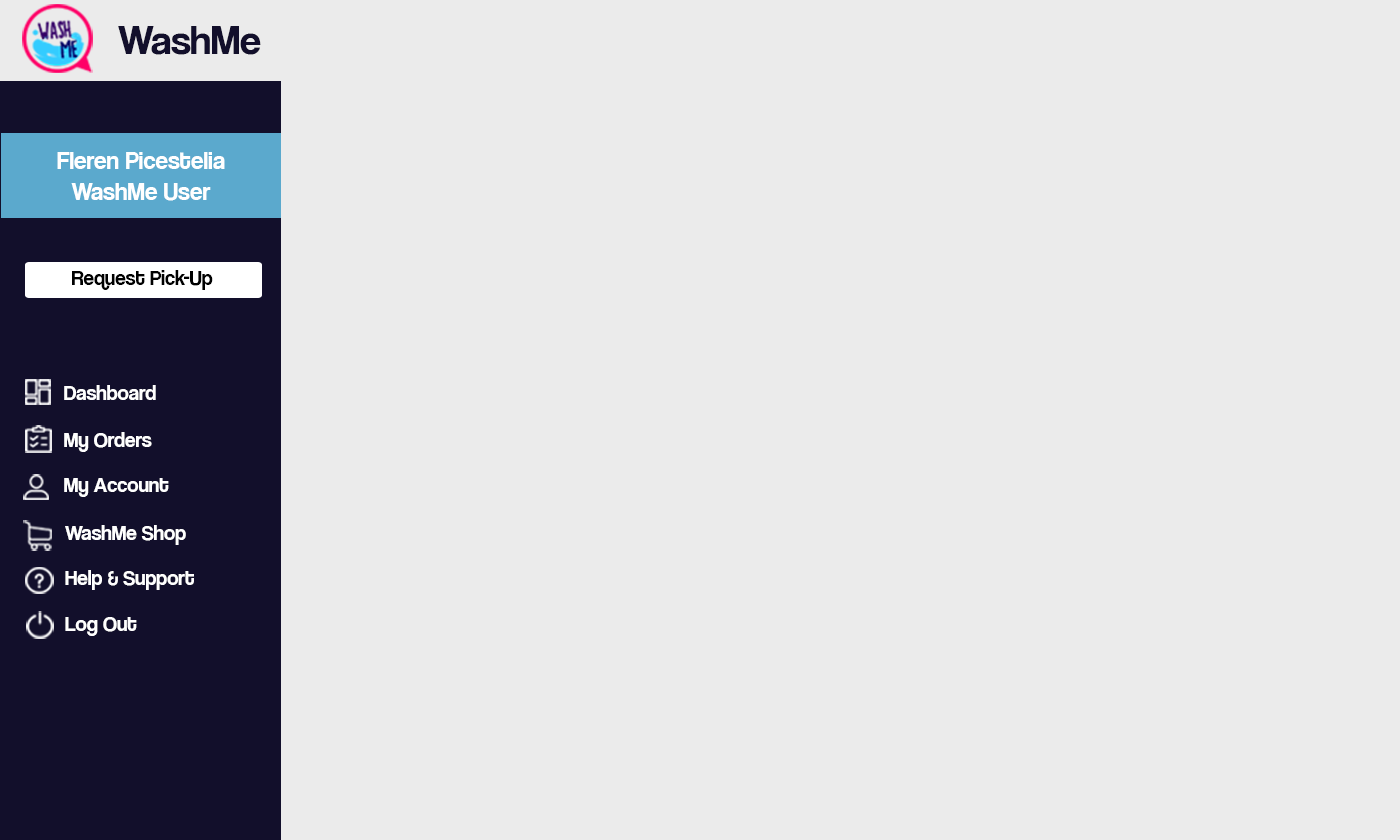
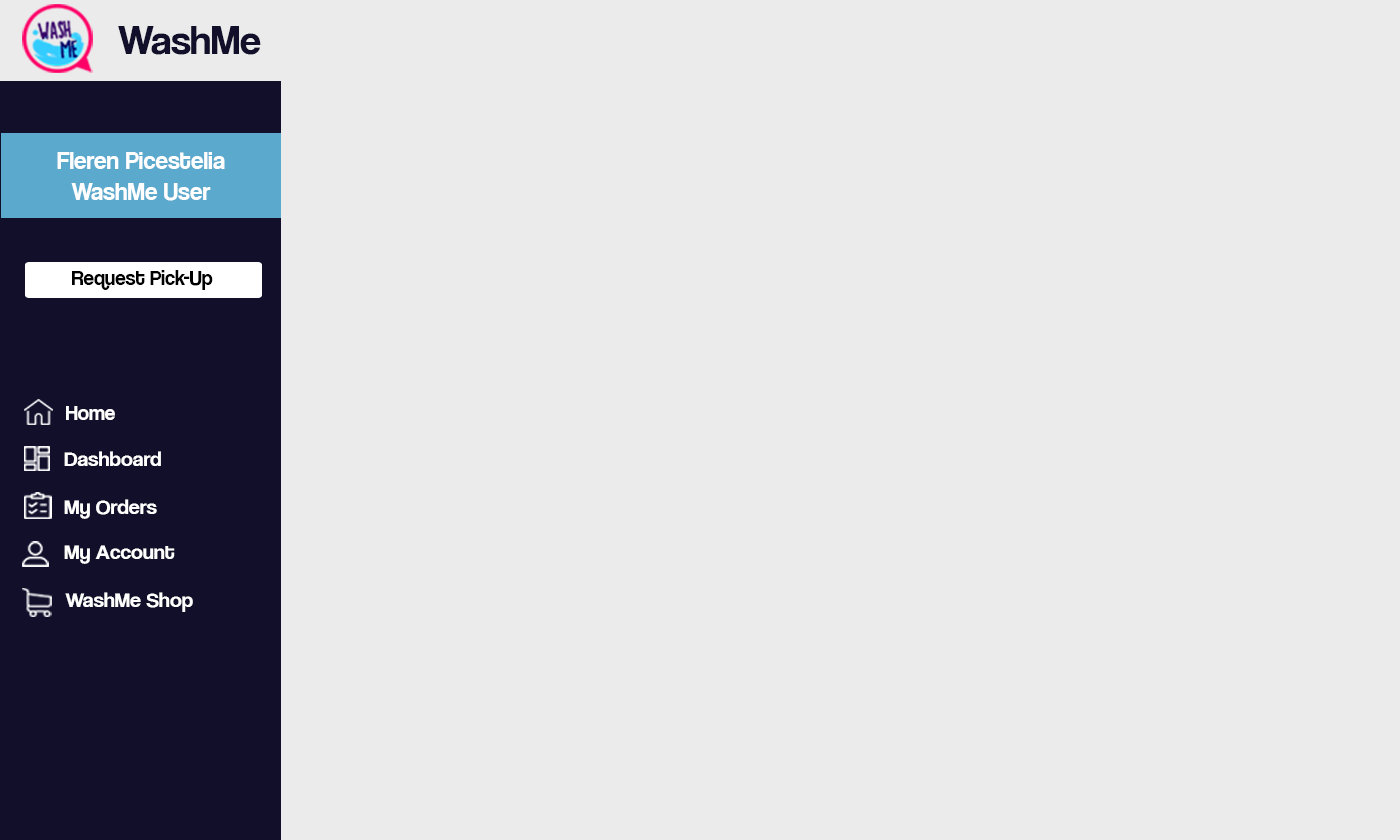
Comparing the layer stacks of the two 1400px x 840px images. Changes:
removed layer "Layer 7" over <box>23,520,52,551</box>
painted on "Layer 6" over <box>24,399,53,453</box>
added layer "Home" above "Layer 5" over <box>66,406,115,420</box>
painted on "Layer 5" over <box>22,474,52,617</box>
painted on "Layer 4" over <box>24,492,54,594</box>
painted on "Layer 3" over <box>22,541,54,639</box>
removed layer "Log Out" over <box>65,617,137,636</box>
removed layer "Help & Support" over <box>65,570,194,590</box>
painted on "WashMe Shop" over <box>65,525,193,612</box>
painted on "My Account" over <box>64,478,175,564</box>
painted on "My Orders" over <box>64,432,157,519</box>
painted on "Dashboard" over <box>64,385,161,466</box>
painted on "Layer 2" over <box>24,379,51,471</box>
